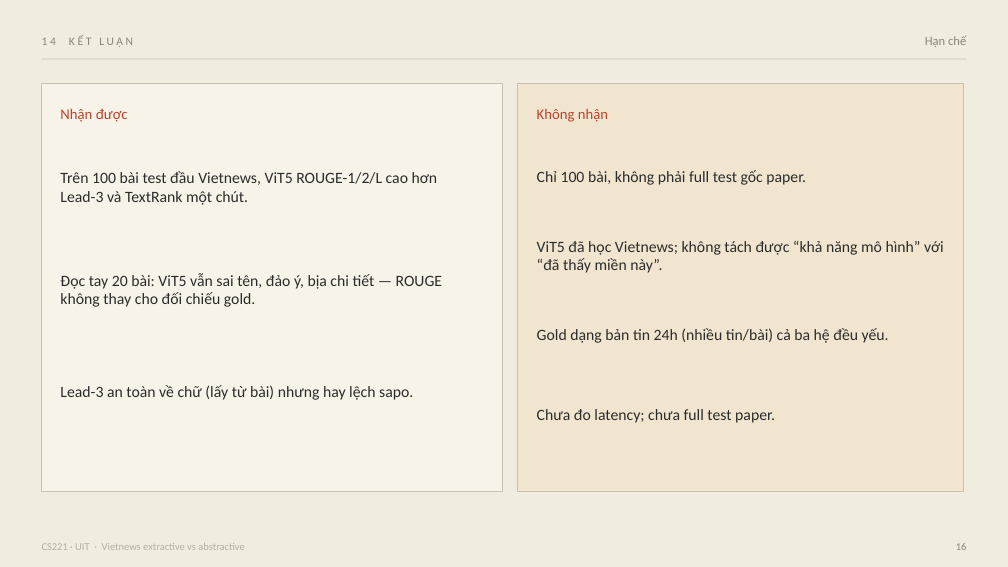
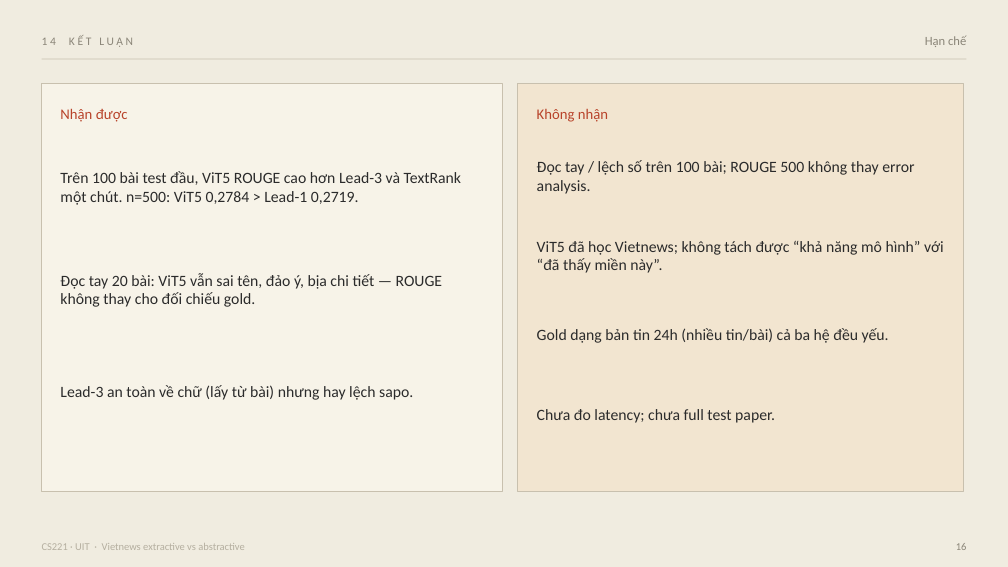
Before and after one commit to hoangdq08/uit-vietnews-summarization, a slide deck: slide 17 of slides/CS221-Vietnews-tom-tat.pptx. Drawn at 1008x567 pixels with LibreOffice and Linux fonts; fonts in the diff are those of the drawing. Boxes give left, top, right and bottom in pixels: in the first picture for what was removed or moved away, otherwise in the second. Text is boxed around its words. In the diff, an @@ line names an element or a change of style, - is before the commit and + after.

Commit message:
data: record ViT5 predictions and ROUGE on 500 articles

```diff
--- a/slides/CS221-Vietnews-tom-tat.pptx
+++ b/slides/CS221-Vietnews-tom-tat.pptx
@@ text at (x1=60, y1=171, x2=461, y2=205): text changed @@
-Trên 100 bài test đầu Vietnews, ViT5 ROUGE-1/2/L cao hơn Lead-3 và TextRank một chút.
+Trên 100 bài test đầu, ViT5 ROUGE cao hơn Lead-3 và TextRank một chút. n=500: ViT5 0,2784 > Lead-1 0,2719.
@@ text at (x1=537, y1=160, x2=914, y2=194): text changed @@
-Chỉ 100 bài, không phải full test gốc paper.
+Đọc tay / lệch số trên 100 bài; ROUGE 500 không thay error analysis.
```
Also in this commit, not shown: 1 other slide changed, 5 other files.
